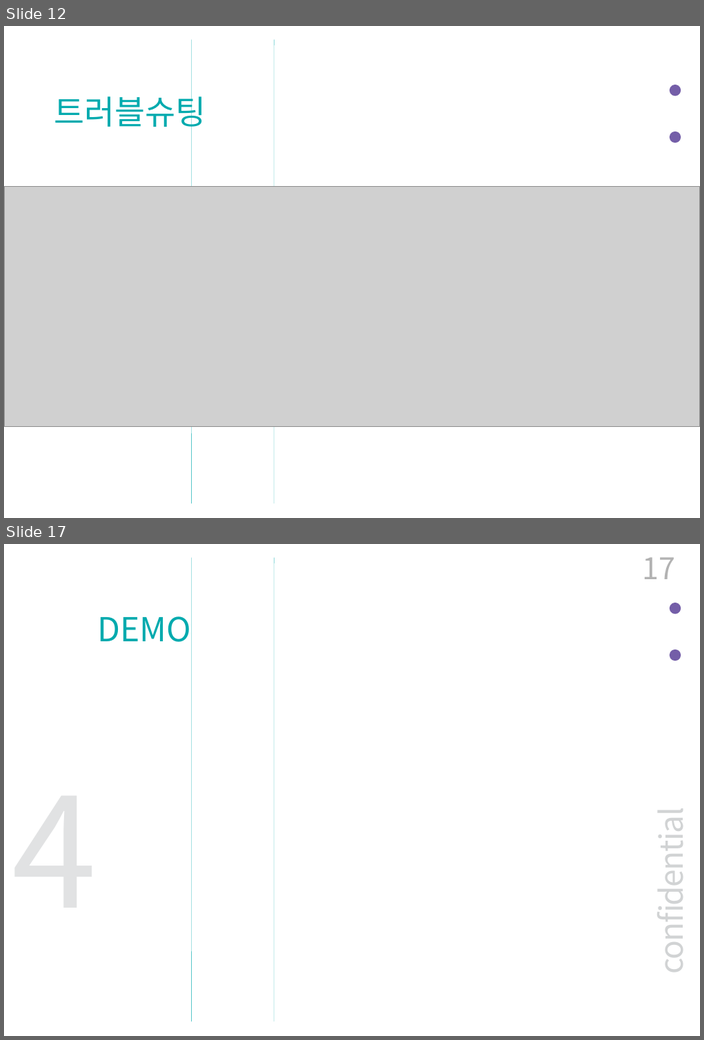
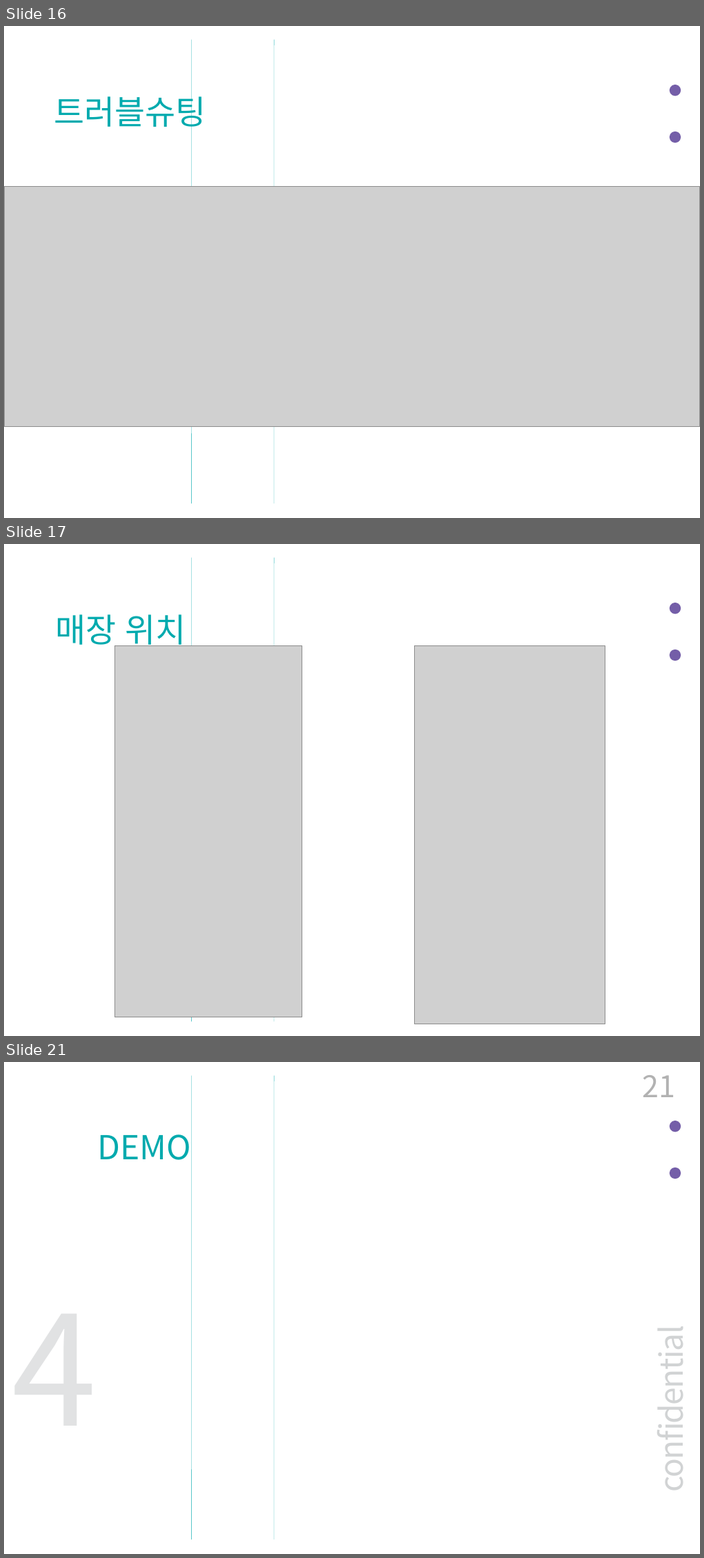
Before and after one commit to BerryWell/CapstoneDesign-2019-02, a slide deck: 제출자료/발표자료/중간_발표_자료_12조.pptx. Shown one above the other, each under a label of ours: slides 12 and 17 before the commit, slides 16, 17 and 21 after it; the slides between them are not shown. The pictures are 704x1040 and 704x1558 pixels, drawn with LibreOffice and Linux fonts; fonts in the diff are those of the drawing; grey boxes stand for pictures. Boxes give left, top, right and bottom in pixels: in the first picture for what was removed or moved away, otherwise in the second. Text is boxed around its words. In the diff, an @@ line names an element or a change of style, - is before the commit and + after.

```diff
--- a/제출자료/발표자료/중간_발표_자료_12조.pptx
+++ b/제출자료/발표자료/중간_발표_자료_12조.pptx
@@ slide 17 added at [4, 544, 700, 1036], background #FFFFFF; not listed: 5 template elements that a slide beside it also shows @@
@@ text added at [55, 614, 186, 650], 40 pt, text #00AAAE @@
+매장 위치
@@ picture added at [114, 646, 302, 1017] @@
@@ picture added at [415, 646, 605, 1024] @@
@@ what was slide 12 is now slide 16 @@
@@ what was slide 17 is now slide 21 @@
@@ page number at [642, 1075, 675, 1097]: text changed @@
-17
+21
```
Also in this commit, not shown: 2 slides changed, 3 other slides added, 2 slides removed.
